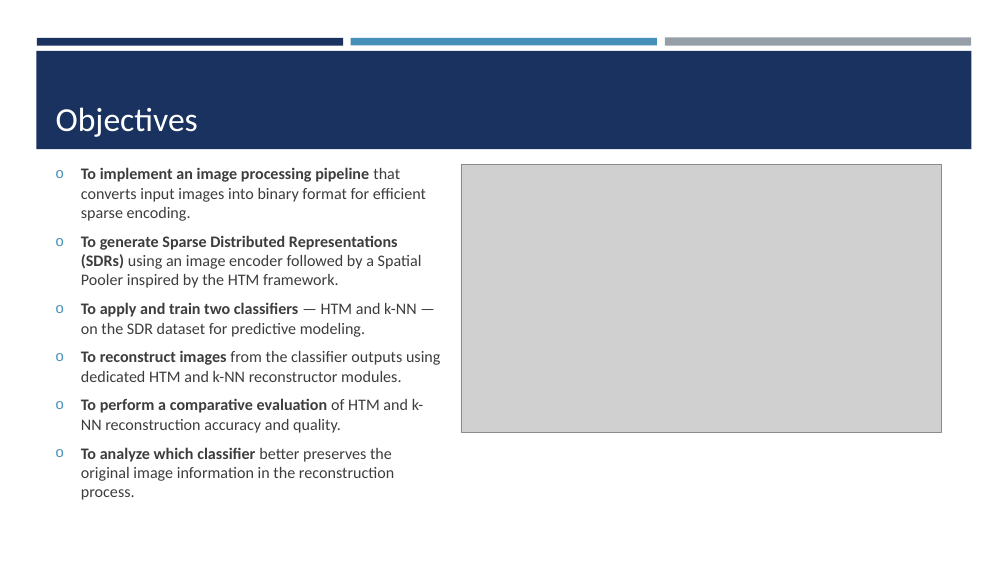
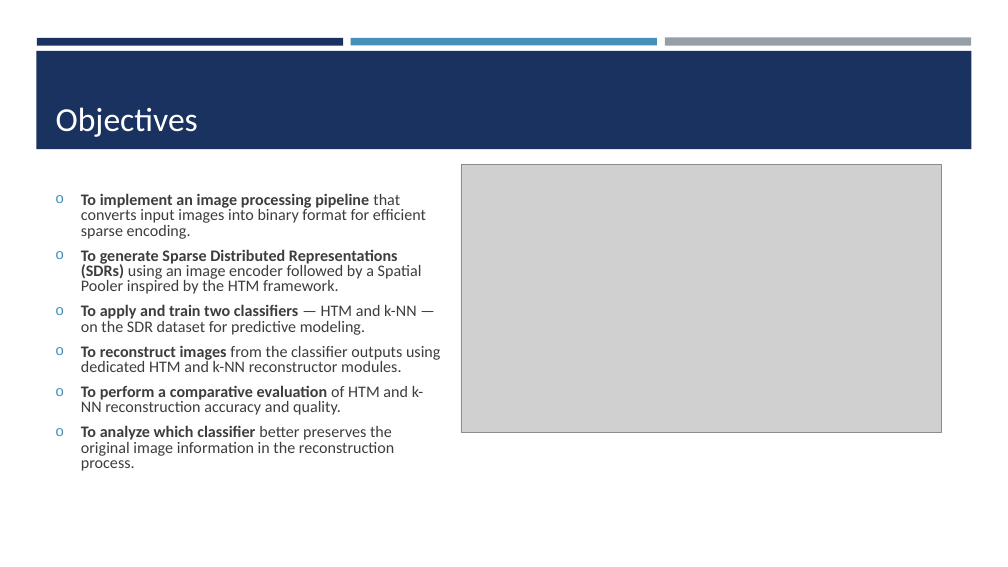
Before and after one commit to Abwahab55/neocortexapi-AppHorozon, a slide deck: slide 4 of source/Samples/Documentation/PPT_ML 2425-01 Investigate Image Reconstruction by Using Classifiers.pptx. Drawn at 1008x567 pixels with LibreOffice and Linux fonts; fonts in the diff are those of the drawing; grey boxes stand for pictures. Boxes give left, top, right and bottom in pixels: in the first picture for what was removed or moved away, otherwise in the second. Text is boxed around its words. In the diff, an @@ line names an element or a change of style, - is before the commit and + after.

```diff
--- a/source/Samples/Documentation/PPT_ML 2425-01 Investigate Image Reconstruction by Using Classifiers.pptx
+++ b/source/Samples/Documentation/PPT_ML 2425-01 Investigate Image Reconstruction by Using Classifiers.pptx
@@ text "To implement an image processing ..." at (81, 193, 440, 471): line spacing 1 to 0.8; less space between paragraphs @@
```
Also in this commit, not shown: 16 other slides changed, 6 other files.
